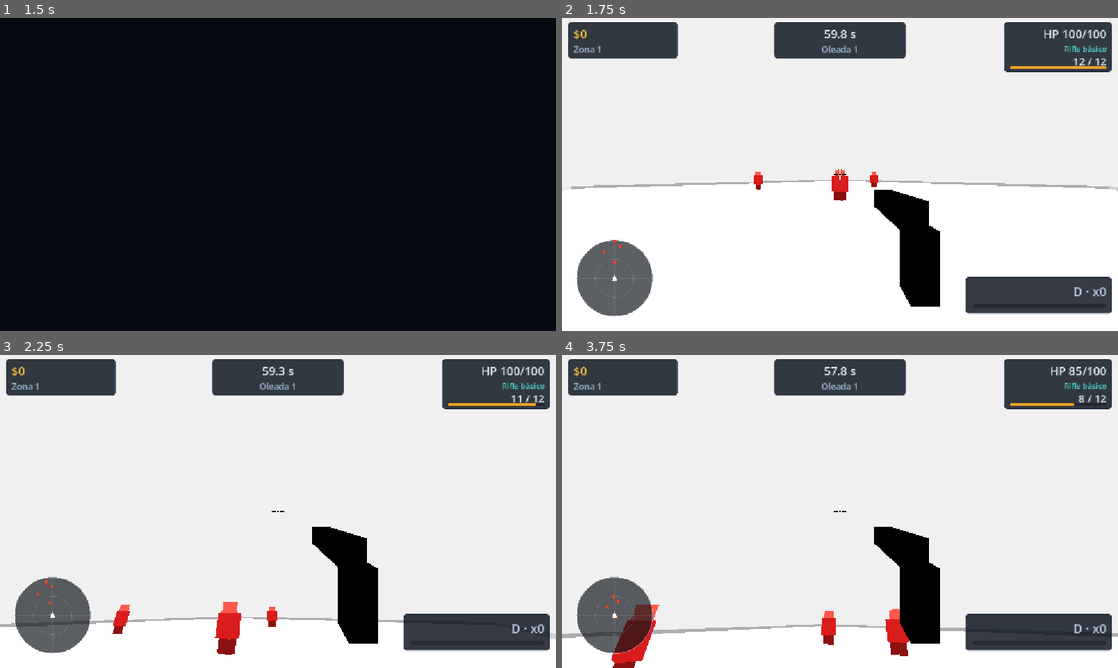
Above: before the commit, frames 1-4 (two rows, left to right).
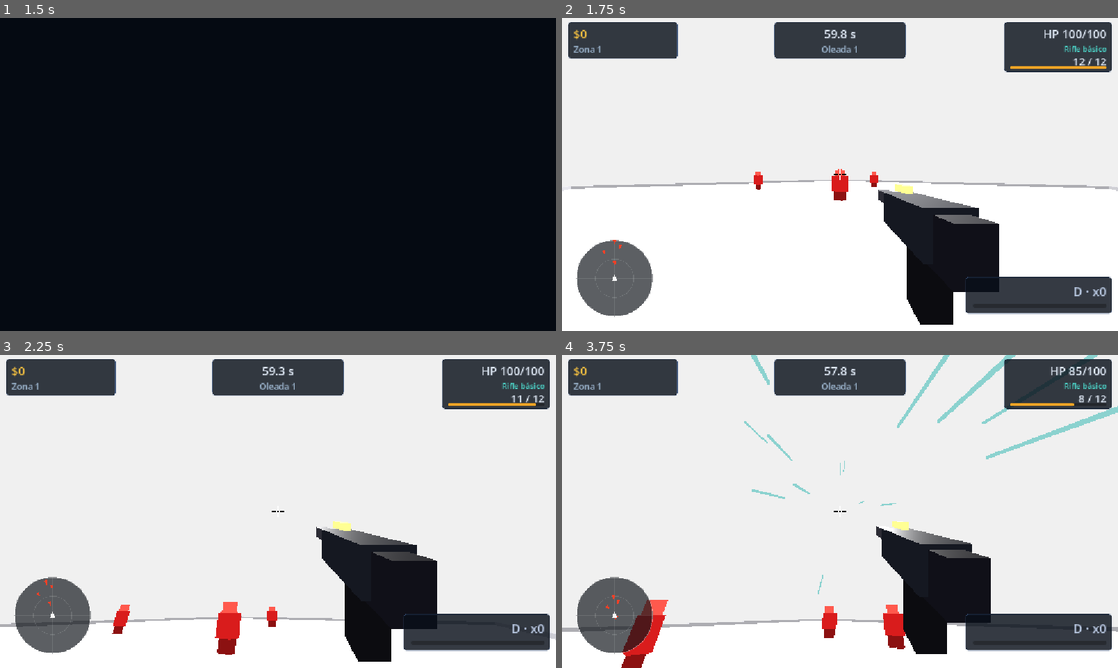
Above: after the commit, the same moments.

Repository: Veilen1/Deadline
Game: Godot game, scene res://scenes/ui/main_menu.tscn
Same seed, same stepped clock (60 frames per second), same inputs: the game is played once before the commit and once after it.
Inputs (mouse positions are in pixels of both pictures, inside the frame that each line leads up to):
- Up to frame 1 (1.5 s): click "Jugar" at 0.5 s; click "Jugar" at 1.25 s
- Up to frame 2 (1.75 s): no input
- Up to frame 3 (2.25 s): tap Enter at 2 s; move the mouse to (305, 511) at 2.02 s; press the mouse at (305, 511) at 2.03 s; hold W (move_forward) from 2.03 s (still down)
- Up to frame 4 (3.75 s): keep holding W (move_forward); tap Space (jump) at 2.27, 3.02 s; move the mouse to (812, 511) at 2.77 s; release the mouse at (812, 511) at 2.78 s; click (812, 511) at 2.85 s; move the mouse to (851, 505) at 3.52 s; press the mouse at (851, 505) at 3.53 s; tap Shift at 3.6 s

Frame 1 is identical in both runs. In frame 2, 5.3% of the frame differs, in the area x 56-79%, y 53-98%; in frame 3, 5.3%; in frame 4, 7.5%, in the area x 0-100%, y 0-100%.

Commit message:
feat(weapons): skins viewmodel animacion de cambio y municion independiente

Diff:
--- a/scenes/actors/player/player.gd
+++ b/scenes/actors/player/player.gd
@@ -36,6 +36,8 @@
 
 @onready var camera: Camera3D = $Camera3D
 @onready var shoot_origin: Marker3D = $Camera3D/ShootOrigin
+@onready var weapon_view: Node3D = $Camera3D/WeaponView
+@onready var dash_trail: CPUParticles3D = $Camera3D/DashTrail
 @onready var shoot_player: AudioStreamPlayer = $ShootPlayer
 @onready var footstep_player: AudioStreamPlayer = $FootstepPlayer
 @onready var dash_player: AudioStreamPlayer = $DashPlayer
@@ -55,6 +57,7 @@
 
 var _weapon_ids: Array[String] = []
 var _current_weapon_id: String = ""
+var _ammo_by_weapon: Dictionary = {}
 var _footstep_timer: float = 0.0
 var _fire_timer: float = 0.0
 var _regen_delay_timer: float = 0.0
@@ -67,6 +70,7 @@
 var _dash_timer: float = 0.0
 var _dash_cooldown_timer: float = 0.0
 var _dash_direction: Vector3 = Vector3.ZERO
+var _dash_fov_kick: float = 0.0
 var _slide_timer: float = 0.0
 var _slide_cooldown_timer: float = 0.0
 var _slide_direction: Vector3 = Vector3.ZERO
@@ -77,16 +81,19 @@
 	var equipped_weapon: WeaponData = WeaponRegistry.get_data(GameState.equipped_weapon)
 	if equipped_weapon != null:
 		weapon_data = equipped_weapon
-	if weapon_data != null:
-		max_ammo = weapon_data.magazine_size
-		current_ammo = max_ammo
-	else:
+	if weapon_data == null:
 		push_warning("Player: falta weapon_data")
 
 	_weapon_ids = GameState.owned_weapons.duplicate()
 	_current_weapon_id = GameState.equipped_weapon
 	if not _weapon_ids.has(_current_weapon_id):
 		_weapon_ids.append(_current_weapon_id)
+
+	_init_ammo()
+	if weapon_view != null and weapon_view.has_method("setup"):
+		weapon_view.call("setup", _current_weapon_id)
+	if dash_trail != null:
+		dash_trail.emitting = false
 
 	Settings.settings_changed.connect(_apply_live_settings)
 	StyleSystem.style_changed.connect(_on_style_changed)
@@ -97,11 +104,41 @@
 	# TODO: Fase 1.3 — viewmodel/brazos en primera persona (el mesh del cuerpo está oculto).
 
 
+func _init_ammo() -> void:
+	# Munición independiente por arma: cada una conserva su cargador.
+	_ammo_by_weapon.clear()
+	for id: String in _weapon_ids:
+		var data: WeaponData = WeaponRegistry.get_data(id)
+		if data == null:
+			continue
+		_ammo_by_weapon[id] = data.magazine_size + ammo_capacity_bonus
+
+	if weapon_data != null:
+		max_ammo = weapon_data.magazine_size + ammo_capacity_bonus
+	else:
+		max_ammo = 0
+	current_ammo = clampi(int(_ammo_by_weapon.get(_current_weapon_id, max_ammo)), 0, max_ammo)
+
+
+func _set_current_ammo(value: int) -> void:
+	current_ammo = clampi(value, 0, max_ammo)
+	if not _current_weapon_id.is_empty():
+		_ammo_by_weapon[_current_weapon_id] = current_ammo
+	EventBus.ammo_changed.emit(current_ammo, max_ammo)
+
+
+func get_dash_cooldown_ratio() -> float:
+	if dash_cooldown <= 0.0:
+		return 1.0
+	return 1.0 - clampf(_dash_cooldown_timer / dash_cooldown, 0.0, 1.0)
+
+
 func _process(delta: float) -> void:
 	if not is_instance_valid(camera):
 		return
 
-	camera.fov = lerpf(camera.fov, _target_fov, 1.0 - exp(-10.0 * delta))
+	camera.fov = lerpf(camera.fov, _target_fov + _dash_fov_kick, 1.0 - exp(-10.0 * delta))
+	_dash_fov_kick = lerpf(_dash_fov_kick, 0.0, 1.0 - exp(-9.0 * delta))
 
 	var target_height: float = slide_camera_height if _slide_timer > 0.0 else camera_height
 	camera.position.y = lerpf(camera.position.y, target_height, 1.0 - exp(-12.0 * delta))
@@ -155,6 +192,10 @@
 	_slide_timer = 0.0
 	_shake_time = 0.12
 	_shake_peak = 0.02
+	_dash_fov_kick = 7.0
+	if dash_trail != null:
+		dash_trail.restart()
+		dash_trail.emitting = true
 	dash_player.pitch_scale = randf_range(0.95, 1.05)
 	dash_player.play()
 
@@ -193,15 +234,19 @@
 	if data == null:
 		return
 
+	# Guarda el cargador del arma que se deja y recupera el de la nueva.
+	_ammo_by_weapon[_current_weapon_id] = current_ammo
 	_current_weapon_id = weapon_id
 	weapon_data = data
 	max_ammo = data.magazine_size + ammo_capacity_bonus
-	current_ammo = max_ammo
+	current_ammo = clampi(int(_ammo_by_weapon.get(weapon_id, max_ammo)), 0, max_ammo)
 	_fire_timer = 0.0
 	_regen_delay_timer = 0.0
 	_ammo_regen_accumulator = 0.0
 	EventBus.ammo_changed.emit(current_ammo, max_ammo)
 	EventBus.weapon_changed.emit(data.weapon_name)
+	if weapon_view != null and weapon_view.has_method("switch_to"):
+		weapon_view.call("switch_to", weapon_id)
 	weapon_switch_player.play()
 
 
@@ -251,6 +296,8 @@
 	_fire_timer = maxf(_fire_timer - delta, 0.0)
 	_dash_cooldown_timer = maxf(_dash_cooldown_timer - delta, 0.0)
 	_slide_cooldown_timer = maxf(_slide_cooldown_timer - delta, 0.0)
+	if dash_trail != null:
+		dash_trail.emitting = _dash_timer > 0.0
 	_update_ammo_regen(delta)
 
 	var input_vector: Vector2 = Input.get_vector(
@@ -332,7 +379,8 @@
 	ammo_regen_bonus += float(upgrades.get("ammo_regen_bonus", 0.0))
 	fire_rate_bonus += float(upgrades.get("fire_rate_bonus", 0.0))
 	current_health = max_health
-	current_ammo = max_ammo
+	_init_ammo()
+	_set_current_ammo(max_ammo)
 
 
 func _update_ammo_regen(delta: float) -> void:
@@ -354,8 +402,7 @@
 		return
 
 	_ammo_regen_accumulator -= float(rounds)
-	current_ammo = mini(current_ammo + rounds, max_ammo)
-	EventBus.ammo_changed.emit(current_ammo, max_ammo)
+	_set_current_ammo(current_ammo + rounds)
 
 
 func shoot() -> void:
@@ -366,7 +413,7 @@
 	_fire_timer = 1.0 / maxf(weapon_data.shots_per_second * (1.0 + fire_rate_bonus), 0.01)
 	_regen_delay_timer = weapon_data.regen_delay
 	_ammo_regen_accumulator = 0.0
-	EventBus.ammo_changed.emit(current_ammo, max_ammo)
+	_set_current_ammo(current_ammo)
 
 	# Raycast desde el centro de la cámara hacia donde se mira.
 	var screen_center: Vector2 = get_viewport().get_visible_rect().size * 0.5
@@ -399,11 +446,12 @@
 					if hit_zone == "head":
 						damage *= 1.0 + crit_bonus
 						if crit_refund > 0.0 and current_ammo < max_ammo:
-							current_ammo = mini(current_ammo + int(round(crit_refund)), max_ammo)
-							EventBus.ammo_changed.emit(current_ammo, max_ammo)
+							_set_current_ammo(current_ammo + int(round(crit_refund)))
 					enemy.call("take_hit", hit_zone, damage, weapon_data.money_per_hit, hit_position)
 
 	_spawn_tracer(end_point)
+	if weapon_view != null and weapon_view.has_method("flash"):
+		weapon_view.call("flash")
 	shoot_player.pitch_scale = randf_range(0.95, 1.05)
 	shoot_player.play()
 
--- a/scenes/actors/player/player.tscn
+++ b/scenes/actors/player/player.tscn
@@ -7,6 +7,7 @@
 [ext_resource type="AudioStream" path="res://assets/audio/dash.wav" id="5_dash"]
 [ext_resource type="AudioStream" path="res://assets/audio/rank_up.wav" id="6_rank_up"]
 [ext_resource type="AudioStream" path="res://assets/audio/ui_click.wav" id="7_switch"]
+[ext_resource type="Script" path="res://scenes/actors/player/weapon_view.gd" id="8_view"]
 
 [sub_resource type="CapsuleShape3D" id="CapsuleShape3D_body"]
 radius = 0.4
@@ -19,16 +20,14 @@
 albedo_color = Color(0, 0, 0, 1)
 roughness = 1.0
 
-[sub_resource type="BoxMesh" id="BoxMesh_weapon_barrel"]
-size = Vector3(0.07, 0.07, 0.38)
+[sub_resource type="BoxMesh" id="BoxMesh_trail"]
+size = Vector3(0.009, 0.009, 0.42)
 
-[sub_resource type="BoxMesh" id="BoxMesh_weapon_grip"]
-size = Vector3(0.06, 0.16, 0.08)
-
-[sub_resource type="StandardMaterial3D" id="StandardMaterial3D_weapon"]
-albedo_color = Color(0, 0, 0, 1)
+[sub_resource type="StandardMaterial3D" id="StandardMaterial3D_trail"]
+transparency = 1
 shading_mode = 0
-roughness = 1.0
+vertex_color_use_as_albedo = true
+albedo_color = Color(0.25, 0.8, 0.8, 0.75)
 
 [node name="Player" type="CharacterBody3D" groups=["player"]]
 script = ExtResource("1_player")
@@ -48,18 +47,9 @@
 transform = Transform3D(1, 0, 0, 0, 1, 0, 0, 0, 1, 0, 1.5, 0)
 current = true
 
-[node name="Weapon" type="Node3D" parent="Camera3D"]
+[node name="WeaponView" type="Node3D" parent="Camera3D"]
 transform = Transform3D(1, 0, 0, 0, 1, 0, 0, 0, 1, 0.18, -0.1, -0.5)
-
-[node name="Barrel" type="MeshInstance3D" parent="Camera3D/Weapon"]
-transform = Transform3D(1, 0, 0, 0, 1, 0, 0, 0, 1, 0, 0, -0.18)
-mesh = SubResource("BoxMesh_weapon_barrel")
-surface_material_override/0 = SubResource("StandardMaterial3D_weapon")
-
-[node name="Grip" type="MeshInstance3D" parent="Camera3D/Weapon"]
-transform = Transform3D(1, 0, 0, 0, 1, 0, 0, 0, 1, 0, -0.1, 0.03)
-mesh = SubResource("BoxMesh_weapon_grip")
-surface_material_override/0 = SubResource("StandardMaterial3D_weapon")
+script = ExtResource("8_view")
 
 [node name="ShootOrigin" type="Marker3D" parent="Camera3D"]
 transform = Transform3D(1, 0, 0, 0, 1, 0, 0, 0, 1, 0.18, -0.1, -0.69)
@@ -83,3 +73,22 @@
 [node name="WeaponSwitchPlayer" type="AudioStreamPlayer" parent="."]
 stream = ExtResource("7_switch")
 volume_db = -14.0
+
+[node name="DashTrail" type="CPUParticles3D" parent="Camera3D"]
+transform = Transform3D(1, 0, 0, 0, 1, 0, 0, 0, 1, 0, -0.1, -1.6)
+emitting = false
+amount = 48
+lifetime = 0.32
+local_coords = false
+mesh = SubResource("BoxMesh_trail")
+material_override = SubResource("StandardMaterial3D_trail")
+emission_shape = 1
+emission_sphere_radius = 1.0
+direction = Vector3(0, 0, 1)
+spread = 20.0
+gravity = Vector3(0, 0, 0)
+initial_velocity_min = 0.1
+initial_velocity_max = 0.6
+scale_amount_min = 0.6
+scale_amount_max = 1.3
+color = Color(0.3, 0.85, 0.82, 0.6)
--- /dev/null
+++ b/scenes/actors/player/weapon_view.gd
@@ -0,0 +1,156 @@
+extends Node3D
+
+## Viewmodel de armas en primera persona. Cambia la skin según el arma y
+## anima el cambio bajando/rotando el arma. También muestra un muzzle flash.
+
+@export var switch_drop: float = 0.24
+@export var switch_tilt_deg: float = -38.0
+@export var switch_out_time: float = 0.1
+@export var switch_in_time: float = 0.18
+
+var _current_id: String = ""
+var _base_position: Vector3
+var _base_rotation: Vector3
+var _muzzle_position: Vector3 = Vector3(0, 0.02, -0.36)
+var _flash: MeshInstance3D
+var _tween: Tween
+var _flash_tween: Tween
+
+
+func _ready() -> void:
+	_base_position = position
+	_base_rotation = rotation
+
+
+func setup(weapon_id: String) -> void:
+	_current_id = weapon_id
+	_build(weapon_id)
+	position = _base_position
+	rotation = _base_rotation
+
+
+func switch_to(weapon_id: String) -> void:
+	if weapon_id == _current_id:
+		return
+
+	_current_id = weapon_id
+	if _tween != null and _tween.is_valid():
+		_tween.kill()
+
+	var down_position: Vector3 = _base_position + Vector3(0.0, -switch_drop, 0.0)
+	var down_rotation_x: float = _base_rotation.x + deg_to_rad(switch_tilt_deg)
+
+	_tween = create_tween()
+	_tween.set_parallel(true)
+	_tween.tween_property(self, "position", down_position, switch_out_time) \
+		.set_trans(Tween.TRANS_QUAD).set_ease(Tween.EASE_IN)
+	_tween.tween_property(self, "rotation:x", down_rotation_x, switch_out_time) \
+		.set_trans(Tween.TRANS_QUAD).set_ease(Tween.EASE_IN)
+	_tween.set_parallel(false)
+	_tween.tween_callback(func() -> void: _build(weapon_id))
+	_tween.set_parallel(true)
+	_tween.tween_property(self, "position", _base_position, switch_in_time) \
+		.set_trans(Tween.TRANS_BACK).set_ease(Tween.EASE_OUT)
+	_tween.tween_property(self, "rotation:x", _base_rotation.x, switch_in_time) \
+		.set_trans(Tween.TRANS_BACK).set_ease(Tween.EASE_OUT)
+
+
+func flash() -> void:
+	if not is_instance_valid(_flash):
+		return
+
+	_flash.visible = true
+	_flash.scale = Vector3.ONE * randf_range(0.8, 1.3)
+	if _flash_tween != null and _flash_tween.is_valid():
+		_flash_tween.kill()
+	_flash_tween = create_tween()
+	_flash_tween.tween_property(_flash, "scale", Vector3.ONE * 0.1, 0.06)
+	_flash_tween.tween_callback(_flash.hide)
+
+
+func _build(weapon_id: String) -> void:
+	# Los meshes del arma anterior se liberan al instante para no superponerse.
+	if _flash_tween != null and _flash_tween.is_valid():
+		_flash_tween.kill()
+	for child in get_children():
+		child.free()
+	_flash = null
+
+	match weapon_id:
+		"smg":
+			_muzzle_position = Vector3(0, 0.015, -0.25)
+			_build_smg()
+		"shotgun":
+			_muzzle_position = Vector3(0, 0.025, -0.44)
+			_build_shotgun()
+		_:
+			_muzzle_position = Vector3(0, 0.015, -0.36)
+			_build_rifle()
+
+	_build_flash()
+
+
+func _build_rifle() -> void:
+	_add_box(Vector3(0.09, 0.09, 0.3), Vector3(0, 0, 0.02), Color(0.12, 0.13, 0.17))
+	_add_box(Vector3(0.04, 0.04, 0.24), Vector3(0, 0.015, -0.23), Color(0.22, 0.22, 0.26))
+	_add_box(Vector3(0.06, 0.16, 0.08), Vector3(0, -0.1, 0.08), Color(0.08, 0.08, 0.1))
+	_add_box(Vector3(0.06, 0.09, 0.12), Vector3(0, -0.01, 0.17), Color(0.1, 0.1, 0.13))
+	_add_box(Vector3(0.02, 0.02, 0.1), Vector3(0, 0.06, -0.08), Color(0.95, 0.75, 0.25), 2.2)
+
+
+func _build_smg() -> void:
+	_add_box(Vector3(0.1, 0.1, 0.22), Vector3(0, 0, 0.03), Color(0.07, 0.16, 0.18))
+	_add_box(Vector3(0.04, 0.04, 0.14), Vector3(0, 0.015, -0.17), Color(0.18, 0.22, 0.24))
+	_add_box(Vector3(0.06, 0.14, 0.08), Vector3(0, -0.1, 0.06), Color(0.05, 0.1, 0.12))
+	_add_box(Vector3(0.05, 0.18, 0.07), Vector3(0, -0.15, -0.03), Color(0.06, 0.12, 0.14))
+	_add_box(Vector3(0.02, 0.02, 0.12), Vector3(0, 0.065, -0.02), Color(0.3, 0.85, 0.8), 2.5)
+
+
+func _build_shotgun() -> void:
+	_add_box(Vector3(0.1, 0.09, 0.26), Vector3(0, 0, 0.03), Color(0.2, 0.12, 0.06))
+	_add_box(Vector3(0.08, 0.08, 0.36), Vector3(0, 0.025, -0.25), Color(0.18, 0.18, 0.2))
+	_add_box(Vector3(0.09, 0.06, 0.14), Vector3(0, -0.04, -0.22), Color(0.14, 0.08, 0.04))
+	_add_box(Vector3(0.07, 0.11, 0.16), Vector3(0, -0.02, 0.18), Color(0.14, 0.08, 0.04))
+	_add_box(Vector3(0.02, 0.02, 0.12), Vector3(0, 0.07, -0.06), Color(1.0, 0.55, 0.2), 2.2)
+
+
+func _add_box(size: Vector3, offset: Vector3, color: Color, emission_energy: float = 0.0) -> void:
+	var mesh := BoxMesh.new()
+	mesh.size = size
+
+	var material := StandardMaterial3D.new()
+	material.albedo_color = color
+	material.roughness = 0.55
+	material.metallic = 0.35
+	if emission_energy > 0.0:
+		material.emission_enabled = true
+		material.emission = color
+		material.emission_energy_multiplier = emission_energy
+
+	var instance := MeshInstance3D.new()
+	instance.mesh = mesh
+	instance.material_override = material
+	instance.position = offset
+	instance.cast_shadow = GeometryInstance3D.SHADOW_CASTING_SETTING_OFF
+	add_child(instance)
+
+
+func _build_flash() -> void:
+	var mesh := SphereMesh.new()
+	mesh.radius = 0.06
+	mesh.height = 0.12
+
+	var material := StandardMaterial3D.new()
+	material.shading_mode = BaseMaterial3D.SHADING_MODE_UNSHADED
+	material.albedo_color = Color(1.0, 0.85, 0.35, 1.0)
+	material.emission_enabled = true
+	material.emission = Color(1.0, 0.75, 0.2, 1.0)
+	material.emission_energy_multiplier = 5.0
+
+	_flash = MeshInstance3D.new()
+	_flash.mesh = mesh
+	_flash.material_override = material
+	_flash.position = _muzzle_position
+	_flash.visible = false
+	_flash.cast_shadow = GeometryInstance3D.SHADOW_CASTING_SETTING_OFF
+	add_child(_flash)
Not shown: 1 places in scenes/actors/player/player.tscn that only renumber resources
Not shown, added: scenes/actors/player/weapon_view.gd.uid
